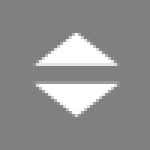
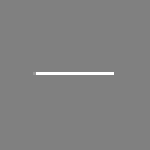
Layer changes from the first 150×150 image to the second:
showed group "EnlargeDis_btn" (1 layers) over box(33, 30, 120, 117)
renamed "形狀 8" to "形狀 2 拷貝 16", painted on it over box(33, 30, 120, 117)
removed group "followup_btn" (2 layers) over box(33, 30, 120, 117)
removed layer "形狀 4 拷貝 2" from group "followup_btn" over box(33, 30, 120, 66)
removed layer "形狀 4 拷貝" from group "followup_btn" over box(33, 81, 120, 117)
